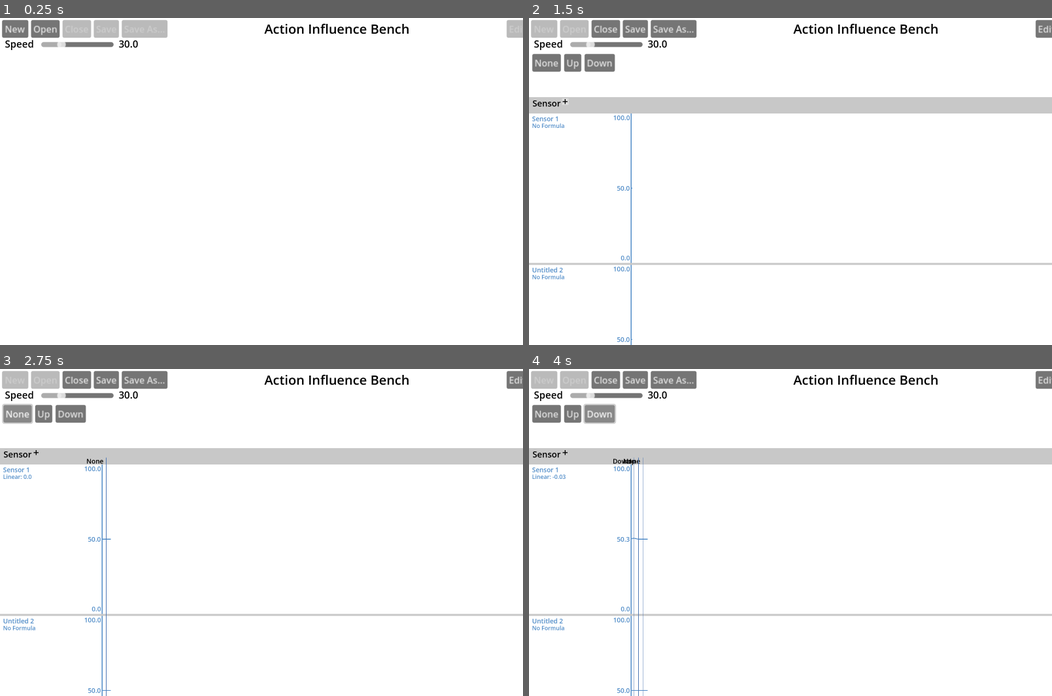
Above: before the commit, frames 1-4 (two rows, left to right).
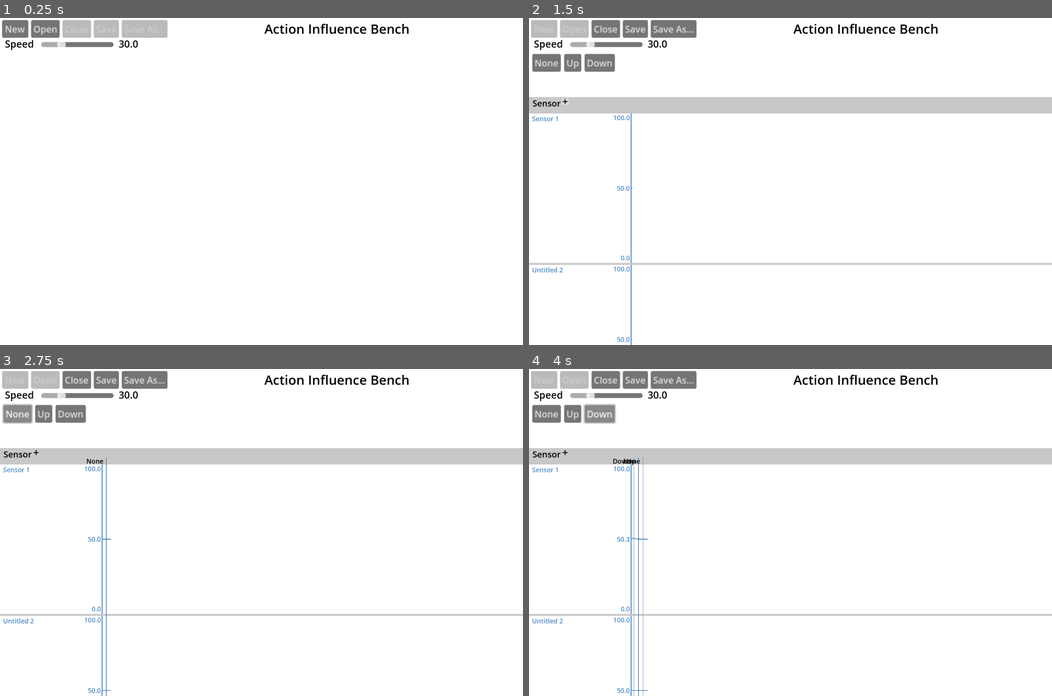
Above: after the commit, the same moments.

Repository: steampunkmind/mitw-action-influence-bench
Game: Godot game, scene res://bench.tscn
Two runs of this game, one before a commit and one after it. Both use one fixed random seed, a clock stepped at 60 frames per second and the inputs below.
Inputs (mouse positions are in pixels of both pictures, inside the frame that each line leads up to):
- Up to frame 1 (0.25 s): no input
- Up to frame 2 (1.5 s): click "New" at 0.5 s; click (565, 103) at 1.25 s
- Up to frame 3 (2.75 s): click "None" at 2 s
- Up to frame 4 (4 s): click "Up" at 2.75 s; click "Down" at 3.5 s

The runs differ from the first frame. In frame 1, 0.2% of the frame differs, in the area x 96-100%, y 0-6%; in frame 2, 0.3%, in the area x 0-100%, y 0-80%; in frame 3, 0.3%; in frame 4, 0.3%.

Commit message:
Changes name from hide_buttons to edit_mode and hides/shows graph markers and formulas when appropriate.

Diff:
--- a/action_buttons.gd
+++ b/action_buttons.gd
@@ -9,8 +9,8 @@
 var action_buttons: Array[Button]
 var actions: Array[Action]:
 	get = get_actions, set = set_actions
-var hide_buttons: bool = true:
-	get = get_hide_buttons, set = set_hide_buttons
+var edit_mode: bool = false:
+	get = get_edit_mode, set = set_edit_mode
 
 # Called when the node enters the scene tree for the first time.
 func _ready() -> void:
@@ -112,12 +112,12 @@
 			break
 
 
-func get_hide_buttons() -> bool:
-	return hide_buttons
+func get_edit_mode() -> bool:
+	return edit_mode
 
 
-func set_hide_buttons(value: bool) -> void:
-	hide_buttons = value
+func set_edit_mode(value: bool) -> void:
+	edit_mode = value
 	_show_hide_buttons()
 
 
@@ -125,7 +125,7 @@
 	for action: Action in actions:
 		if !action.get_visible():
 			var child = find_child(action.get_name(), false, false)
-			if hide_buttons:
+			if edit_mode:
+				child.show()
+			else:
 				child.hide()
-			else:
-				child.show()
--- a/bench.gd
+++ b/bench.gd
@@ -197,4 +197,9 @@
 
 
 func _on_eye_button_toggled(toggled_on: bool) -> void:
-	$ActionButtons.set_hide_buttons(toggled_on)
+	if toggled_on:
+		$EditActionsButton.show()
+	else:
+		$EditActionsButton.hide()
+	$ActionButtons.set_edit_mode(toggled_on)
+	$SignalGraph.set_edit_mode(toggled_on)
--- a/bench.tscn
+++ b/bench.tscn
@@ -91,6 +91,7 @@
 text = "Save As..."
 
 [node name="EditActionsButton" type="Button" parent="."]
+visible = false
 layout_mode = 0
 offset_left = 2480.0
 offset_top = 10.0
@@ -107,9 +108,8 @@
 offset_right = 3284.0
 offset_bottom = 80.0
 toggle_mode = true
-button_pressed = true
-texture_normal = ExtResource("2_tjv83")
-texture_pressed = ExtResource("3_cjidc")
+texture_normal = ExtResource("3_cjidc")
+texture_pressed = ExtResource("2_tjv83")
 
 [node name="FrameRateLabel" type="Label" parent="."]
 layout_mode = 0
--- a/signal_graph.gd
+++ b/signal_graph.gd
@@ -12,6 +12,8 @@
 var action_lines: Array[Node2D]
 var signal_graph_rows: Dictionary[String, SignalGraphRow]
 var sensors: Array[Sensor]
+var edit_mode: bool = false:
+	get = get_edit_mode, set = set_edit_mode
 
 
 # Called when the node enters the scene tree for the first time.
@@ -121,7 +123,7 @@
 
 
 func set_action(action: Action) -> void:
-	if (action.get_visible()):
+	if edit_mode or action.get_visible():
 		var new_action_name = $ActionNameTemplate.duplicate(1)
 		new_action_name.visible = true
 		new_action_name.text = action.get_name()
@@ -137,7 +139,7 @@
 	for influence: Influence in action.get_influences():
 		var signal_graph_row = signal_graph_rows.get(influence.get_signal_name())
 		if signal_graph_row != null :
-			signal_graph_row.set_formula(influence.get_formula())
+			signal_graph_row.set_formula(influence.get_formula(), edit_mode)
 
 
 ### Support for signal graph rows ###
@@ -201,3 +203,13 @@
 		return source_row.get_signal_value()
 
 	return result
+
+
+func get_edit_mode() -> bool:
+	return edit_mode
+
+
+func set_edit_mode(value: bool) -> void:
+	edit_mode = value
+	for signal_graph_row: SignalGraphRow in signal_graph_rows.values():
+		signal_graph_row.set_edit_mode(value)
--- a/signal_graph_row.gd
+++ b/signal_graph_row.gd
@@ -5,6 +5,9 @@
 var signal_max
 var signal_value
 var signal_formulas = {}
+var _formulas_text = ""
+var edit_mode: bool = false:
+	get = get_edit_mode, set = set_edit_mode
 
 # Called when the node enters the scene tree for the first time.
 func _ready() -> void:
@@ -83,7 +86,7 @@
 	line.add_point(point)
 
 
-func set_formula(formula: Formula) -> void:
+func set_formula(formula: Formula, edit_mode: bool) -> void:
 	var expressions = formula.get_expressions()
 	for key: String in expressions:
 		signal_formulas.set(key, expressions.get(key))
@@ -110,52 +113,63 @@
 
 
 func update_formulas_text() -> void:
-	var text: String = ""
+	_formulas_text = ""
 	# should call to_string method in future SignalFormula Class
 	if (signal_formulas):
 		for key: String in signal_formulas:
-			text += key + ": "
+			_formulas_text += key + ": "
 			var formula_value = signal_formulas.get(key)
 			# remove group extension from key for formula
 			var formula_type = key.get_basename()
 			match (formula_type):
 				"Linear":
-					text += str(formula_value)
+					_formulas_text += str(formula_value)
 				"Sum":
-					text += "["
+					_formulas_text += "["
 					var cnt = 0
 					for signal_name: String in formula_value:
 						if (cnt > 0):
-							text += ", "
-						text += signal_name
+							_formulas_text += ", "
+						_formulas_text += signal_name
 						cnt += 1
-					text += "]"
+					_formulas_text += "]"
 				"Max Limit":
-					text += "["
+					_formulas_text += "["
 					var cnt = 0
 					for signal_name: String in formula_value:
 						if (cnt > 0):
-							text += ", "
-						text += signal_name
+							_formulas_text += ", "
+						_formulas_text += signal_name
 						cnt += 1
-					text += "]"
+					_formulas_text += "]"
 				"Outflow Percent":
-					text += str(formula_value)
+					_formulas_text += str(formula_value)
 				"Inflow Percent":
-					text += "["
+					_formulas_text += "["
 					var cnt = 0
 					for signal_inflow: Dictionary in formula_value:
 						if (cnt > 0):
-							text += ", "
+							_formulas_text += ", "
 						var signal_name = signal_inflow.get("signal_name")
 						var inflow_percent = signal_inflow.get("inflow_percent")
-						text += "{" + signal_name + ": " + str(inflow_percent) + "}"
-					text += "]"
+						_formulas_text += "{" + signal_name + ": " + str(inflow_percent) + "}"
+					_formulas_text += "]"
 				"Select Action":
-					text += str(formula_value)
+					_formulas_text += str(formula_value)
 				_:
 					print(formula_type + " formula not found.")
 
-			text += "\r"
+			_formulas_text += "\r"
 
-	$Formulas.text = str(text)
+
+
+func get_edit_mode() -> bool:
+	return edit_mode
+
+
+func set_edit_mode(value: bool) -> void:
+	edit_mode = value
+	if edit_mode:
+		$Formulas.text = str(_formulas_text)
+	else:
+		$Formulas.text = str("")
--- a/signal_graph_row.tscn
+++ b/signal_graph_row.tscn
@@ -61,7 +61,6 @@
 offset_top = 40.0
 offset_right = 405.0
 offset_bottom = 98.0
-text = "No Formula"
 label_settings = SubResource("LabelSettings_8kchh")
 autowrap_mode = 2
 
